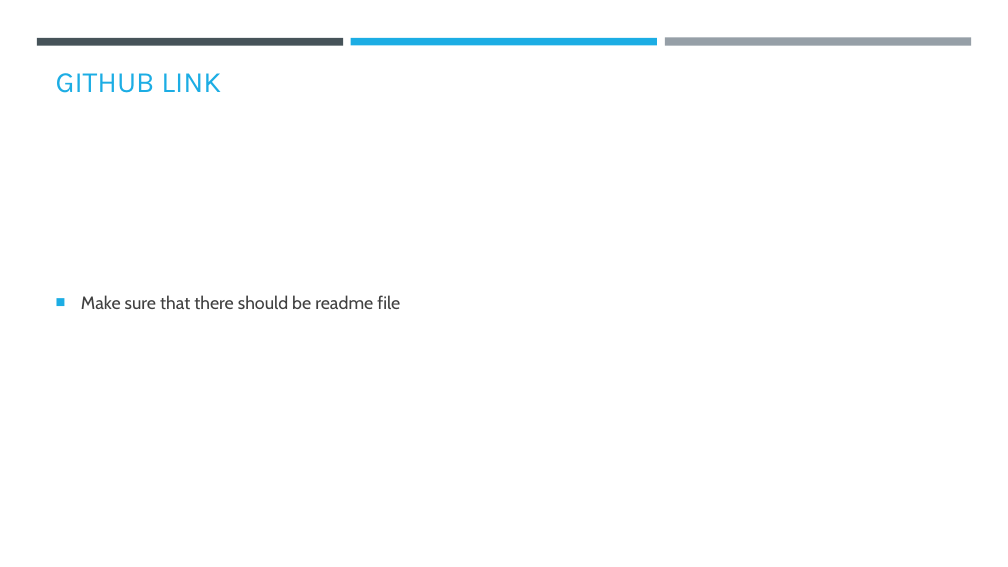
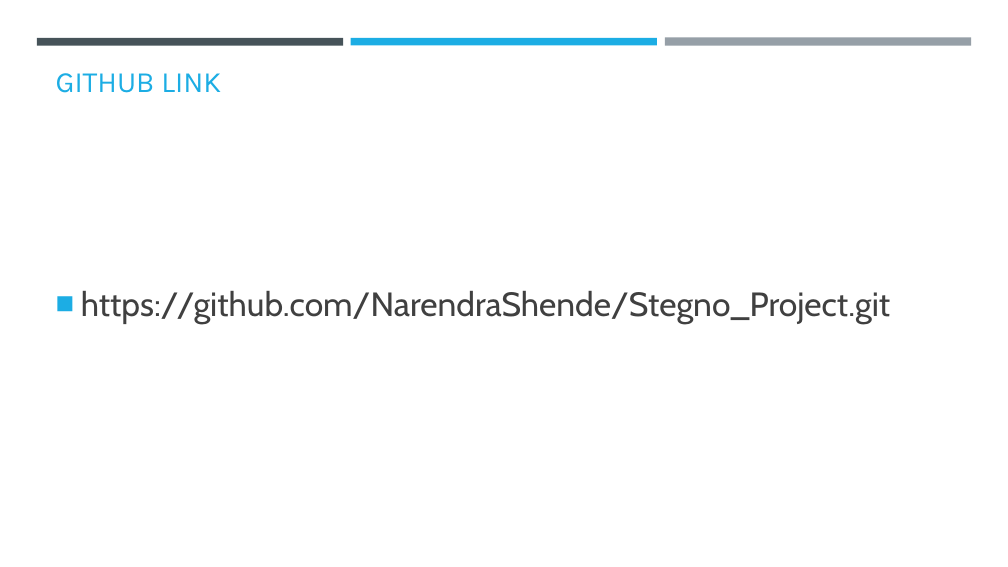
Before and after one commit to NarendraShende/Stegno_Project, a slide deck: slide 11 of Narendrta_Project_AICTE_PPT.pptx (slide 9 before the commit). Drawn at 1008x567 pixels with LibreOffice and Linux fonts; fonts in the diff are those of the drawing; background and template pictures are left out. Boxes give left, top, right and bottom in pixels: in the first picture for what was removed or moved away, otherwise in the second. Text is boxed around its words. In the diff, an @@ line names an element or a change of style, - is before the commit and + after.

```diff
--- a/Narendrta_Project_AICTE_PPT.pptx
+++ b/Narendrta_Project_AICTE_PPT.pptx
@@ text at (x1=81, y1=291, x2=890, y2=324): text changed; size 17 to 32 pt @@
-■ Make sure that there should be readme file
+■ https://github.com/NarendraShende/Stegno_Project.git
```
Also in this commit, not shown: 3 slides added, 1 slide removed.
